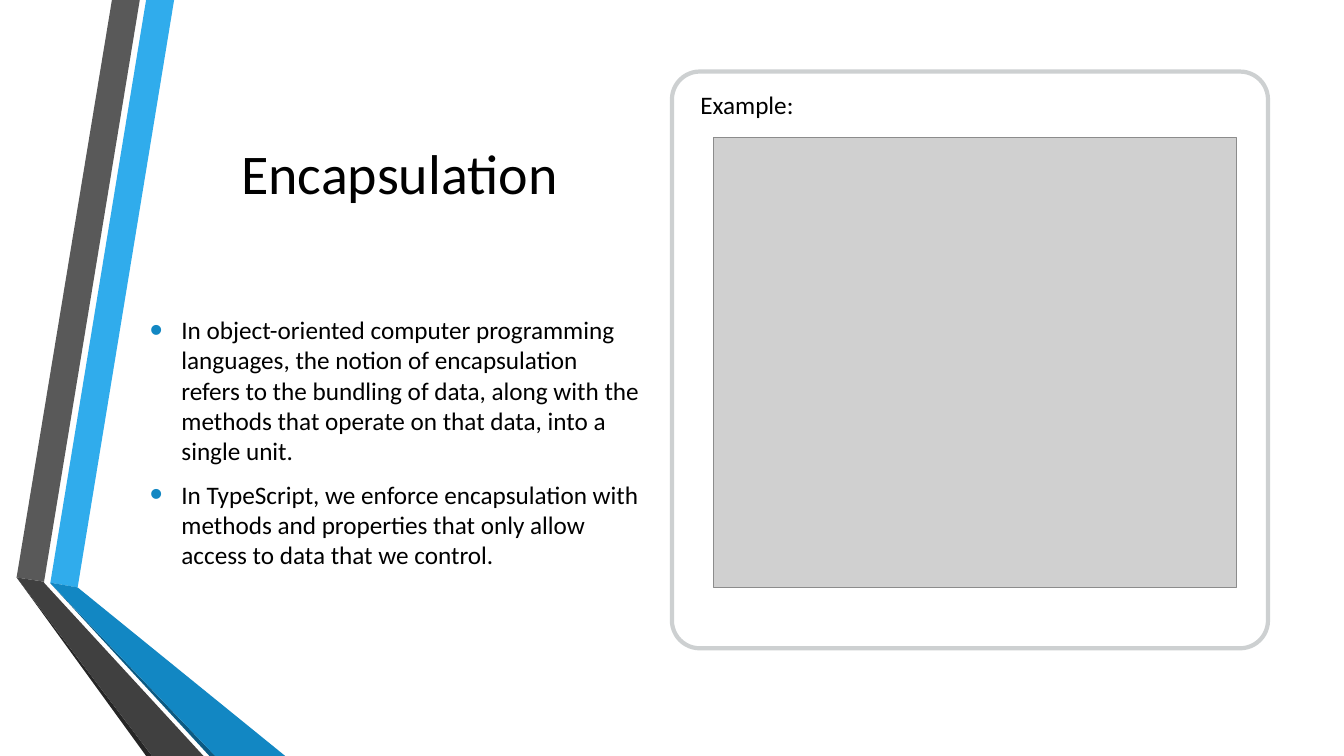
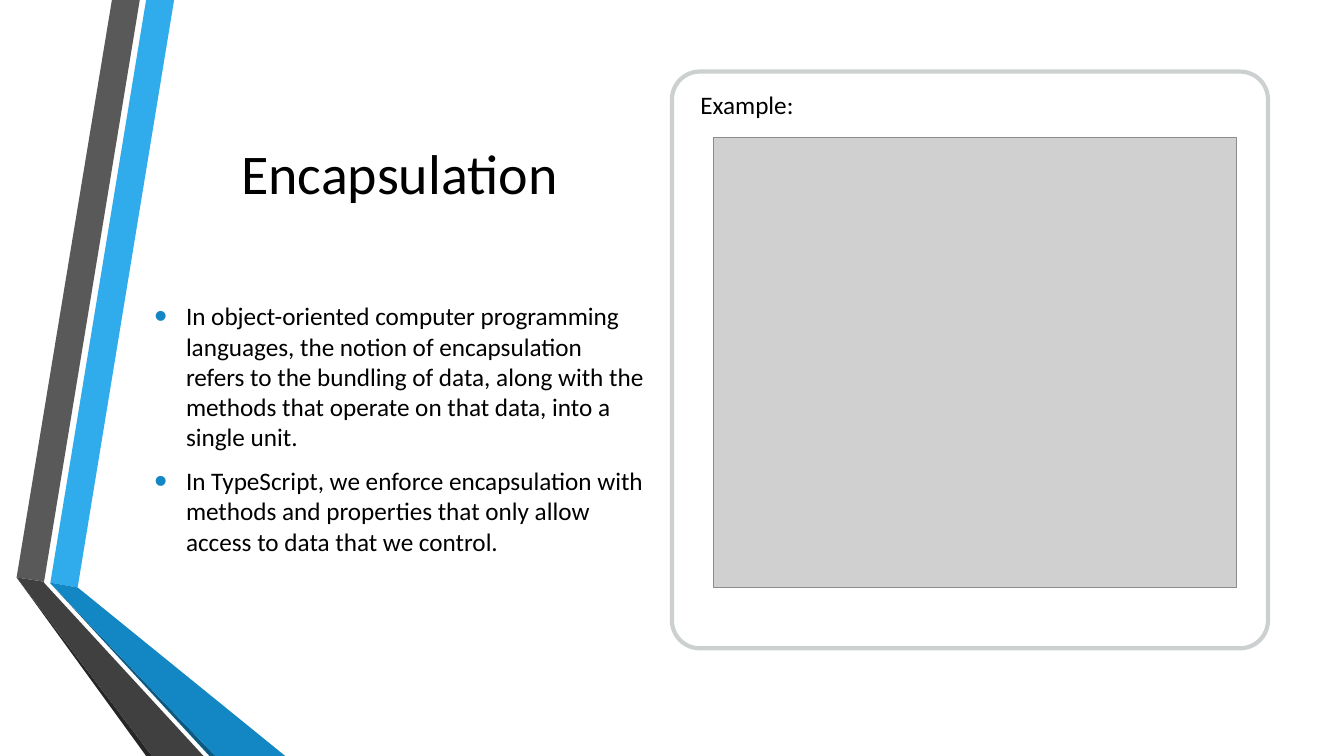
Before and after one commit to kalyank12/SoftwareParadigms, a slide deck: slide 24 of PPT/Group02-Component1.pptx. Drawn at 1344x756 pixels with LibreOffice and Linux fonts; fonts in the diff are those of the drawing; grey boxes stand for pictures; background and template pictures are left out. Boxes give left, top, right and bottom in pixels: in the first picture for what was removed or moved away, otherwise in the second. Text is boxed around its words. In the diff, an @@ line names an element or a change of style, - is before the commit and + after.

```diff
--- a/PPT/Group02-Component1.pptx
+++ b/PPT/Group02-Component1.pptx
@@ text "In object-oriented computer programming languages, ...": place and size @@
-text "In object-oriented computer programming languages, ..." at [181,321,639,565]
+text "In object-oriented computer programming languages, ..." at [186,307,643,552]
```
Also in this commit, not shown: 9 other slides changed, 1 other file.
